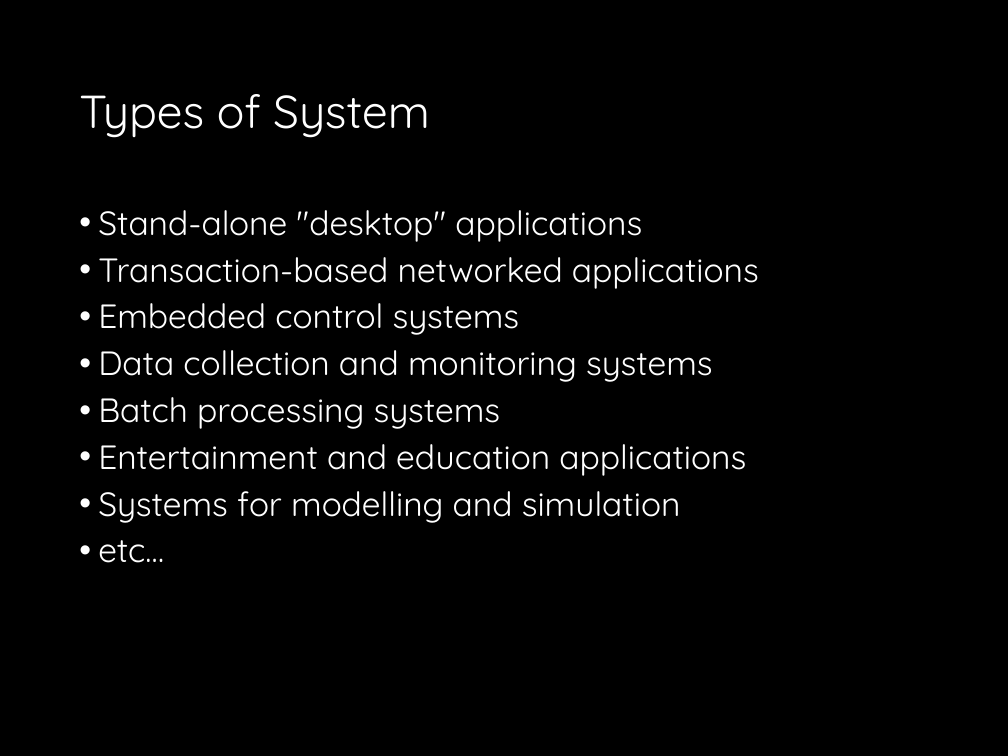
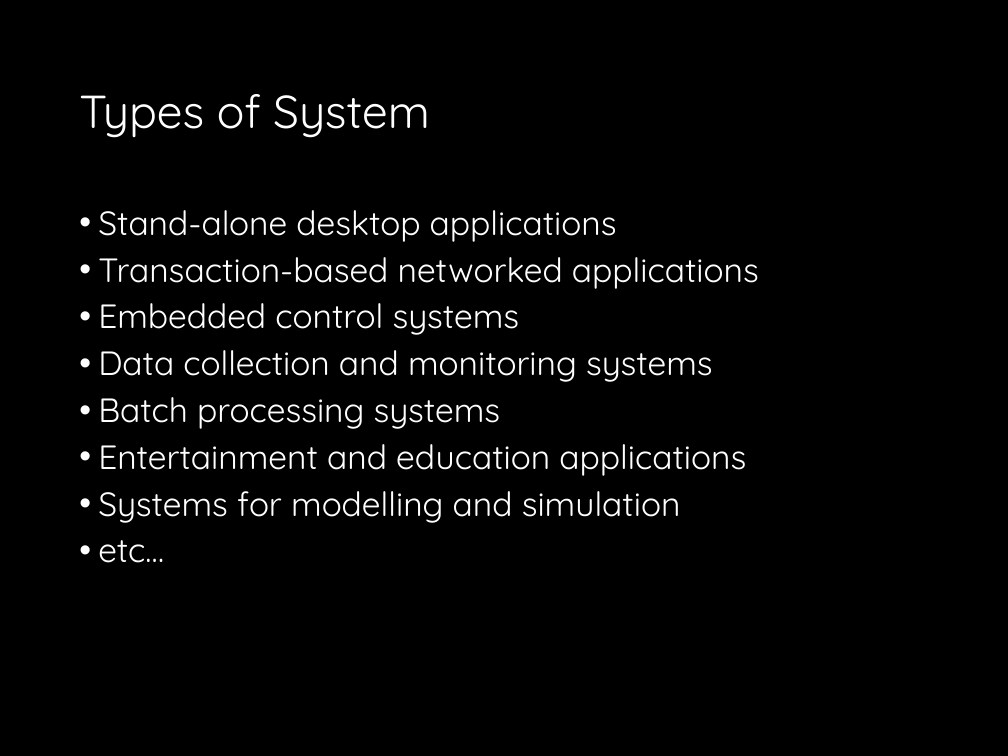
Before and after one commit to fossabot/SPE2018, a slide deck: slide 6 of Lecture Slides/03 Software Process.pptx. Drawn at 1008x756 pixels with LibreOffice and Linux fonts; fonts in the diff are those of the drawing. Boxes give left, top, right and bottom in pixels: in the first picture for what was removed or moved away, otherwise in the second. Text is boxed around its words. In the diff, an @@ line names an element or a change of style, - is before the commit and + after.

```diff
--- a/Lecture Slides/03 Software Process.pptx
+++ b/Lecture Slides/03 Software Process.pptx
@@ text at (x1=98, y1=210, x2=617, y2=242): text changed @@
-• Stand-alone "desktop" applications
+• Stand-alone desktop applications
```
Also in this commit, not shown: 7 other slides changed.
